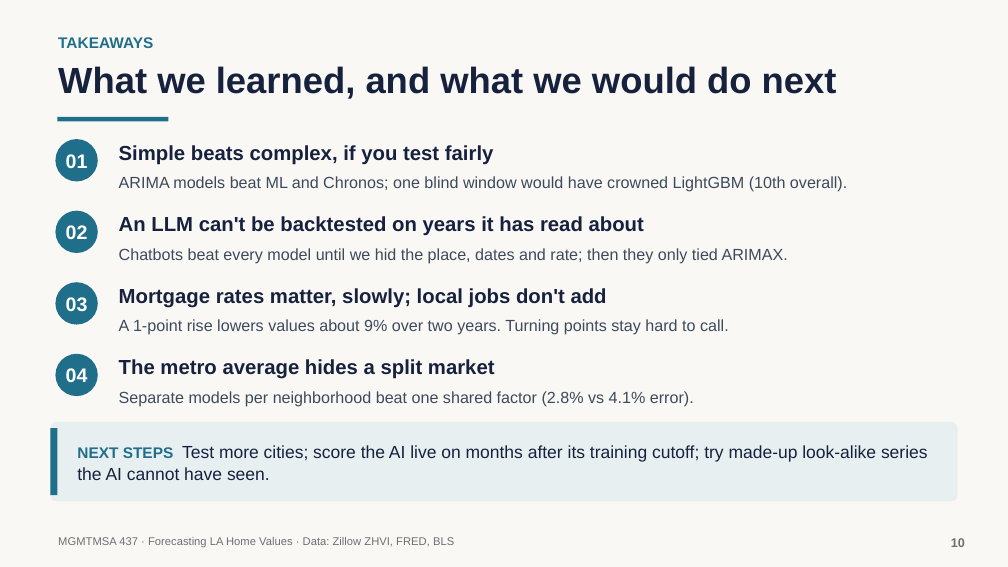
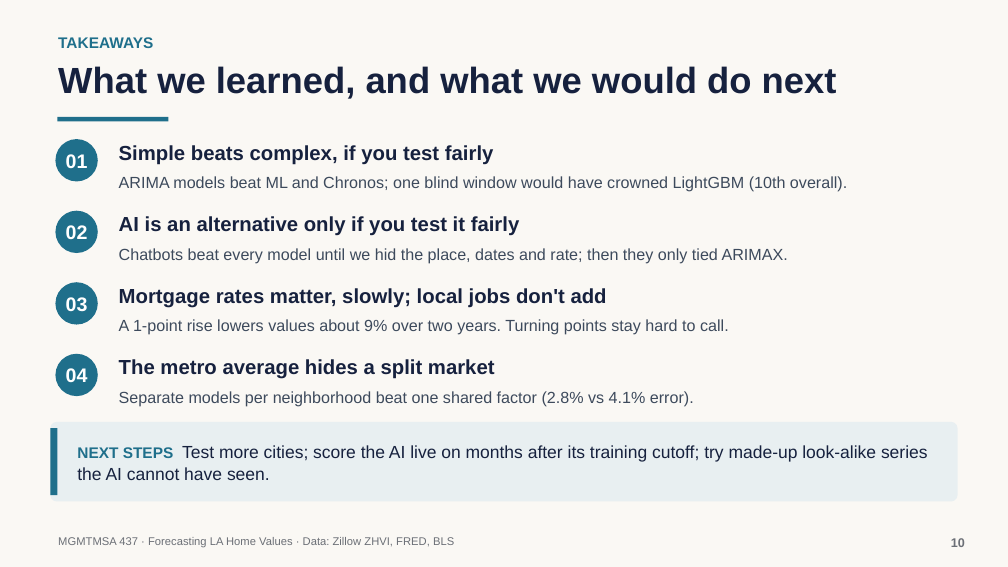
Before and after one commit to neiltd/la-housing-forecast, a slide deck: slide 10 of slides/LA_home_values_slides.pptx. Drawn at 1008x567 pixels with LibreOffice and Linux fonts; fonts in the diff are those of the drawing. Boxes give left, top, right and bottom in pixels: in the first picture for what was removed or moved away, otherwise in the second. Text is boxed around its words. In the diff, an @@ line names an element or a change of style, - is before the commit and + after.

```diff
--- a/slides/LA_home_values_slides.pptx
+++ b/slides/LA_home_values_slides.pptx
@@ text at [119, 216, 520, 236]: text changed @@
-An LLM can't be backtested on years it has read about
+AI is an alternative only if you test it fairly
```
Also in this commit, not shown: 3 other slides changed, 6 other files.
